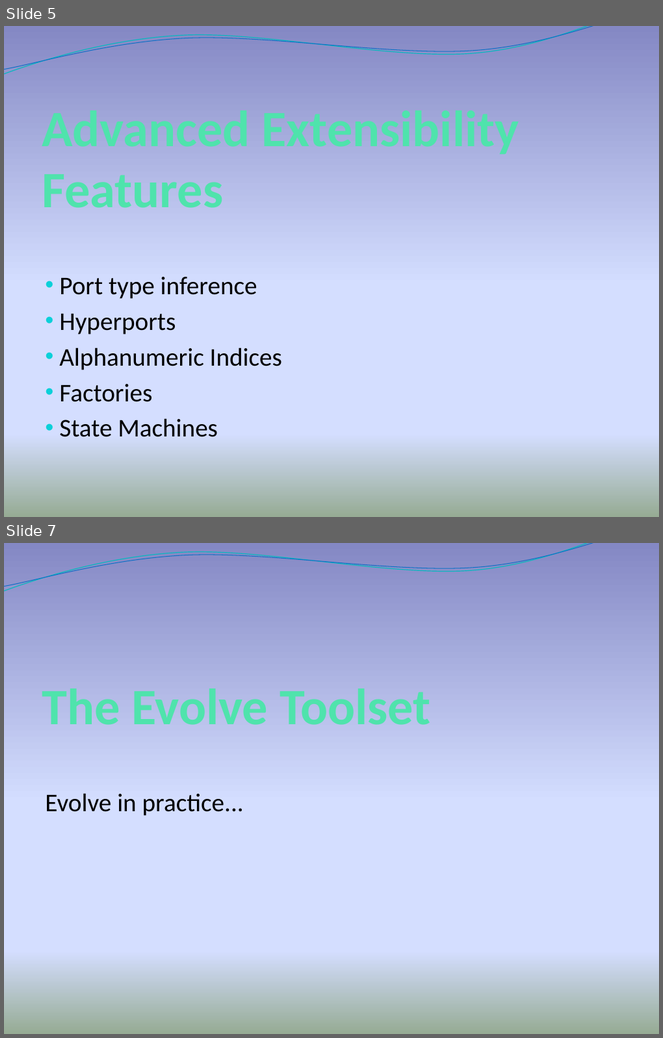
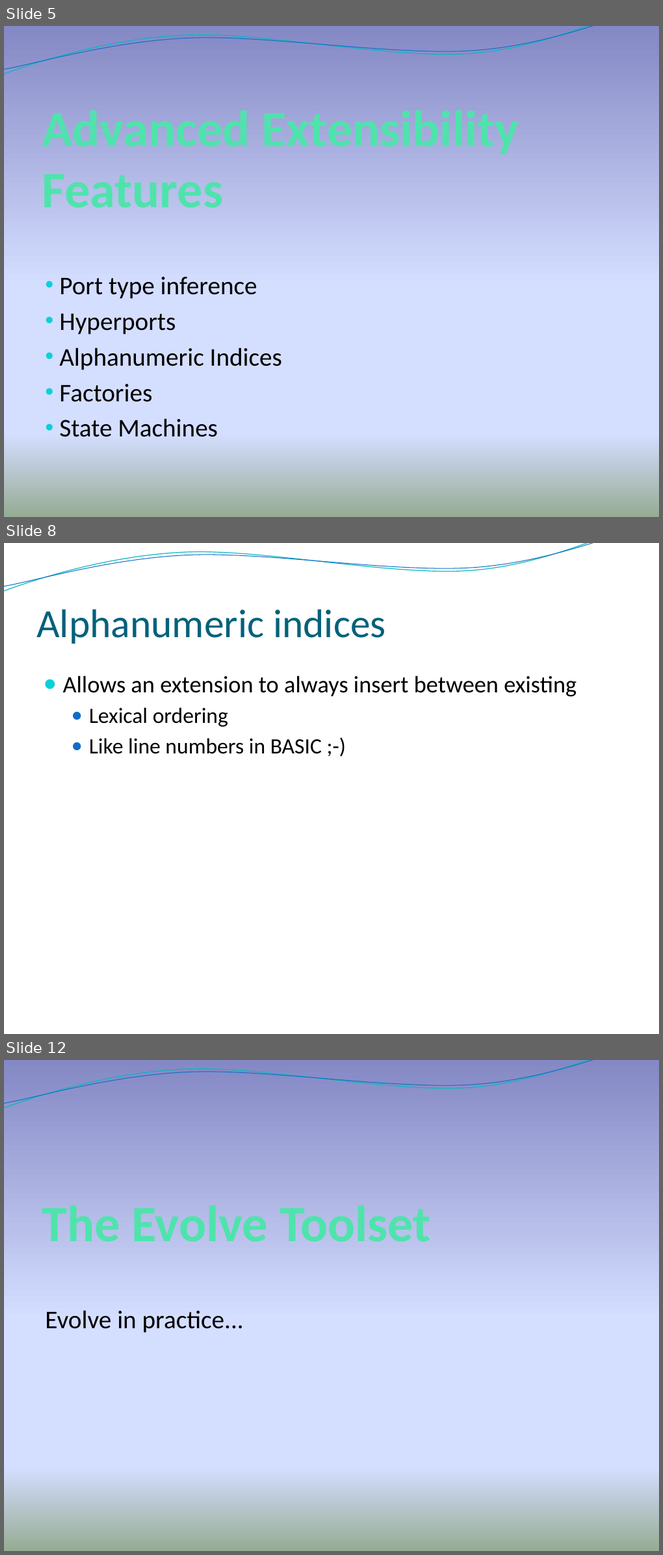
Before and after one commit to Intrinsarc/intrinsarc-evolve, a slide deck: Academic Work/presentations/prague/Evolve - Advanced.pptx. Shown one above the other, each under a label of ours: slides 5 and 7 before the commit, slides 5, 8 and 12 after it; the slides between them are not shown. The pictures are 663x1038 and 663x1555 pixels, drawn with LibreOffice and Linux fonts; fonts in the diff are those of the drawing; background and template pictures are left out. Boxes give left, top, right and bottom in pixels: in the first picture for what was removed or moved away, otherwise in the second. Text is boxed around its words. In the diff, an @@ line names an element or a change of style, - is before the commit and + after.

```diff
--- a/Academic Work/presentations/prague/Evolve - Advanced.pptx
+++ b/Academic Work/presentations/prague/Evolve - Advanced.pptx
@@ slide 8 added at bbox=[4, 543, 659, 1034], background picture (left out); not listed: 2 template elements that a slide beside it also shows @@
@@ title added at bbox=[36, 609, 386, 644], 44 pt, text #04617B @@
+Alphanumeric indices
@@ text added at bbox=[63, 676, 577, 754], 26 pt, text #000000 @@
+● Allows an extension to always insert between existing
+  ● Lexical ordering
+  ● Like line numbers in BASIC ;-)
@@ what was slide 7 is now slide 12 @@
```
Also in this commit, not shown: 3 slides changed, 11 other slides added, 2 slides removed, 12 other files.
